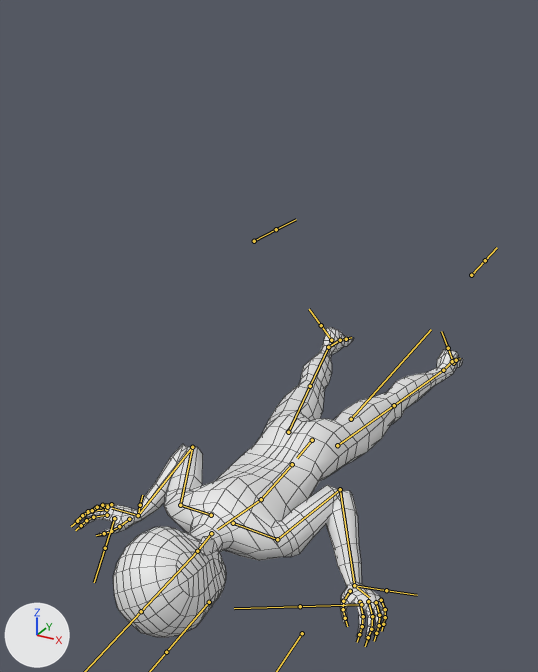
The FBX model Assets/3D Third Person/Models/man.fbx as it was, and as the next commit left it.
One viewpoint serves both versions: a camera (50 mm lens) standing at (0.93, -3.02, 1.44) and looking at (-0.11, -1.13, 0.5). Every picture has the same lights, and +X, +Y and +Z are marked at lower left. Both versions are drawn at frame 47 of the action 'Armature|man_death_front'; the numbers are the values there. The bones that bend it are drawn over the model as lines. Mesh edges are drawn as thin lines.

Names of what the first picture shows: 'body'.
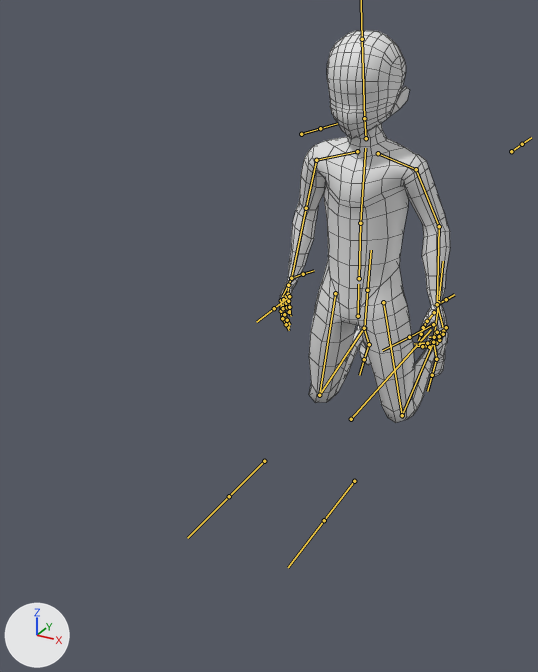
Diff of the bpy script that builds the scene:
```diff
--- a/Assets/3D Third Person/Models/man.fbx.py
+++ b/Assets/3D Third Person/Models/man.fbx.py
@@ bone_hips @@
 bone_hips = bpy.data.objects['Armature'].pose.bones['Hips']  # child of 'Root'
-bone_hips.location = (0.0, -0.819, 0.427)
-bone_hips.rotation_quaternion = (0.698, 0.716, 0.0, 0.0)  # degrees (92, 0, 0)
+bone_hips.location = (0.0, -0.516, 0.04)
+bone_hips.rotation_quaternion = (1.0, 0.015, 0.0, 0.0)  # degrees (2, 0, 0)
@@ bone_chest @@
 bone_chest = bpy.data.objects['Armature'].pose.bones['Chest']  # child of 'Waist'
-bone_chest.rotation_quaternion = (0.995, -0.097, 0.0, 0.0)  # degrees (-11, 0, 0)
+bone_chest.rotation_quaternion = (1.0, 0.0, 0.0, 0.0)  # degrees (0, 0, 0)
@@ bone_upperarm_r @@
 bone_upperarm_r = bpy.data.objects['Armature'].pose.bones['UpperArm.R']  # child of 'Shoulder.R'
-bone_upperarm_r.rotation_quaternion = (0.862, -0.278, 0.241, 0.347)  # degrees (-23, 38, 36)
+bone_upperarm_r.rotation_quaternion = (0.821, 0.013, -0.31, 0.48)  # degrees (-19, -31, 66)
@@ bone_lowerarm_r @@
 bone_lowerarm_r = bpy.data.objects['Armature'].pose.bones['LowerArm.R']  # child of 'UpperArm.R'
-bone_lowerarm_r.rotation_quaternion = (0.414, 0.907, 0.033, -0.075)  # degrees (131, 9, 0)
+bone_lowerarm_r.rotation_quaternion = (0.958, 0.274, 0.079, -0.024)  # degrees (32, 9, 0)
@@ bone_hand_r @@
 bone_hand_r = bpy.data.objects['Armature'].pose.bones['Hand.R']  # child of 'LowerArm.R'
-bone_hand_r.rotation_quaternion = (0.837, -0.181, 0.06, -0.513)  # degrees (-21, -5, -62)
+bone_hand_r.rotation_quaternion = (0.972, -0.035, 0.206, -0.111)  # degrees (-7, 23, -15)
@@ bone_head @@
 bone_head = bpy.data.objects['Armature'].pose.bones['Head']  # child of 'Neck'
-bone_head.rotation_quaternion = (0.951, -0.018, 0.31, -0.009)  # degrees (-3, 36, -2)
+bone_head.rotation_quaternion = (1.0, -0.019, 0.0, 0.0)  # degrees (-2, 0, 0)
@@ bone_upperarm_l @@
 bone_upperarm_l = bpy.data.objects['Armature'].pose.bones['UpperArm.L']  # child of 'Shoulder.L'
-bone_upperarm_l.rotation_quaternion = (0.851, -0.311, -0.239, -0.348)  # degrees (-28, -39, -35)
+bone_upperarm_l.rotation_quaternion = (0.823, 0.024, 0.304, -0.479)  # degrees (-17, 32, -65)
@@ bone_lowerarm_l @@
 bone_lowerarm_l = bpy.data.objects['Armature'].pose.bones['LowerArm.L']  # child of 'UpperArm.L'
-bone_lowerarm_l.rotation_quaternion = (0.494, 0.866, -0.036, 0.072)  # degrees (121, -9, 1)
+bone_lowerarm_l.rotation_quaternion = (0.965, 0.251, -0.071, 0.022)  # degrees (29, -8, 0)
@@ bone_hand_l @@
 bone_hand_l = bpy.data.objects['Armature'].pose.bones['Hand.L']  # child of 'LowerArm.L'
-bone_hand_l.rotation_quaternion = (0.863, 0.011, -0.161, 0.478)  # degrees (-8, -17, 59)
+bone_hand_l.rotation_quaternion = (0.97, -0.029, -0.217, 0.106)  # degrees (-6, -24, 14)
@@ bone_upperleg_l @@
 bone_upperleg_l = bpy.data.objects['Armature'].pose.bones['UpperLeg.L']  # child of 'Hips'
-bone_upperleg_l.rotation_quaternion = (0.986, 0.045, -0.149, 0.065)  # degrees (4, -17, 7)
+bone_upperleg_l.rotation_quaternion = (0.995, -0.049, -0.001, 0.089)  # degrees (-6, 0, 10)
@@ bone_lowerleg_l @@
 bone_lowerleg_l = bpy.data.objects['Armature'].pose.bones['LowerLeg.L']  # child of 'UpperLeg.L'
-bone_lowerleg_l.rotation_quaternion = (1.0, 0.006, 0.0, 0.0)  # degrees (1, 0, 0)
+bone_lowerleg_l.rotation_quaternion = (0.636, -0.772, 0.0, 0.0)  # degrees (-101, 0, 0)
@@ bone_foot_l @@
 bone_foot_l = bpy.data.objects['Armature'].pose.bones['Foot.L']  # child of 'LowerLeg.L'
-bone_foot_l.rotation_quaternion = (0.878, -0.451, 0.093, -0.134)  # degrees (-55, 2, -19)
+bone_foot_l.rotation_quaternion = (0.983, 0.159, 0.056, -0.068)  # degrees (18, 8, -7)
@@ bone_toe_l @@
 bone_toe_l = bpy.data.objects['Armature'].pose.bones['Toe.L']  # child of 'Foot.L'
-bone_toe_l.rotation_quaternion = (0.984, -0.179, 0.0, 0.0)  # degrees (-21, 0, 0)
+bone_toe_l.rotation_quaternion = (0.931, 0.366, 0.0, 0.0)  # degrees (43, 0, 0)
@@ bone_upperleg_r @@
 bone_upperleg_r = bpy.data.objects['Armature'].pose.bones['UpperLeg.R']  # child of 'Hips'
-bone_upperleg_r.rotation_quaternion = (0.975, 0.058, 0.174, -0.123)  # degrees (4, 21, -14)
+bone_upperleg_r.rotation_quaternion = (0.995, -0.049, -0.005, -0.082)  # degrees (-6, -1, -9)
@@ bone_lowerleg_r @@
 bone_lowerleg_r = bpy.data.objects['Armature'].pose.bones['LowerLeg.R']  # child of 'UpperLeg.R'
-bone_lowerleg_r.rotation_quaternion = (1.0, 0.006, 0.0, 0.0)  # degrees (1, 0, 0)
+bone_lowerleg_r.rotation_quaternion = (0.636, -0.772, 0.0, 0.0)  # degrees (-101, 0, 0)
@@ bone_foot_r @@
 bone_foot_r = bpy.data.objects['Armature'].pose.bones['Foot.R']  # child of 'LowerLeg.R'
-bone_foot_r.rotation_quaternion = (0.863, -0.458, -0.083, 0.196)  # degrees (-56, 2, 25)
+bone_foot_r.rotation_quaternion = (0.984, 0.16, -0.046, 0.065)  # degrees (18, -6, 7)
@@ bone_toe_r @@
 bone_toe_r = bpy.data.objects['Armature'].pose.bones['Toe.R']  # child of 'Foot.R'
-bone_toe_r.rotation_quaternion = (0.984, -0.179, 0.0, 0.0)  # degrees (-21, 0, 0)
+bone_toe_r.rotation_quaternion = (0.931, 0.366, 0.0, 0.0)  # degrees (43, 0, 0)
```

Where the change shows, as pixel boxes (x1, y1, x2, y2) in the pictures (538 x 672 px):
'body', posed (56% narrower, 25% taller): before (74, 327, 463, 642); after (279, 30, 450, 423)
bone 'Hips', root to tip: before (312, 440) to (297, 458); after (358, 316) to (358, 284)
bone 'Chest', root to tip: before (261, 499) to (217, 529); after (360, 223) to (365, 148)
bone 'UpperArm.R', root to tip: before (180, 505) to (192, 447); after (316, 160) to (306, 208)
bone 'LowerArm.R', root to tip: before (192, 447) to (138, 515); after (306, 208) to (291, 278)
bone 'Hand.R', root to tip: before (138, 515) to (112, 508); after (291, 278) to (282, 296)
bone 'Head', root to tip: before (197, 551) to (141, 611); after (364, 118) to (362, 39)
bone 'UpperArm.L', root to tip: before (277, 539) to (340, 489); after (416, 169) to (439, 226)
bone 'LowerArm.L', root to tip: before (340, 489) to (354, 585); after (439, 226) to (437, 304)
bone 'Hand.L', root to tip: before (354, 585) to (369, 597); after (437, 304) to (443, 327)
bone 'UpperLeg.L', root to tip: before (337, 445) to (394, 405); after (383, 302) to (402, 415)
bone 'LowerLeg.L', root to tip: before (394, 405) to (443, 370); after (402, 415) to (433, 342)
bone 'Foot.L', root to tip: before (443, 370) to (452, 361); after (433, 342) to (436, 359)
bone 'Toe.L', root to tip: before (452, 361) to (456, 360); after (436, 359) to (432, 375)
bone 'UpperLeg.R', root to tip: before (288, 432) to (310, 386); after (335, 293) to (319, 395)
bone 'LowerLeg.R', root to tip: before (310, 386) to (328, 347); after (319, 395) to (364, 328)
bone 'Foot.R', root to tip: before (328, 347) to (340, 340); after (364, 328) to (369, 344)
bone 'Toe.R', root to tip: before (340, 340) to (346, 339); after (369, 344) to (364, 359)
